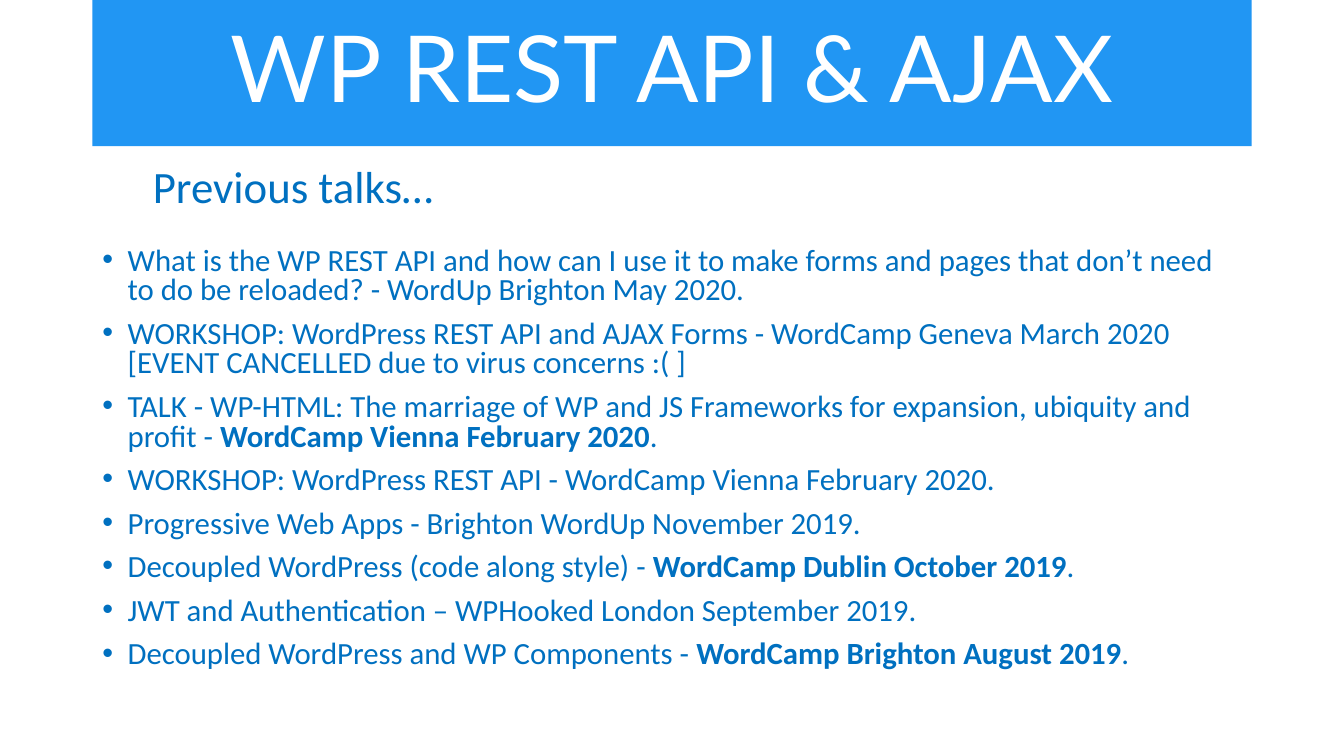
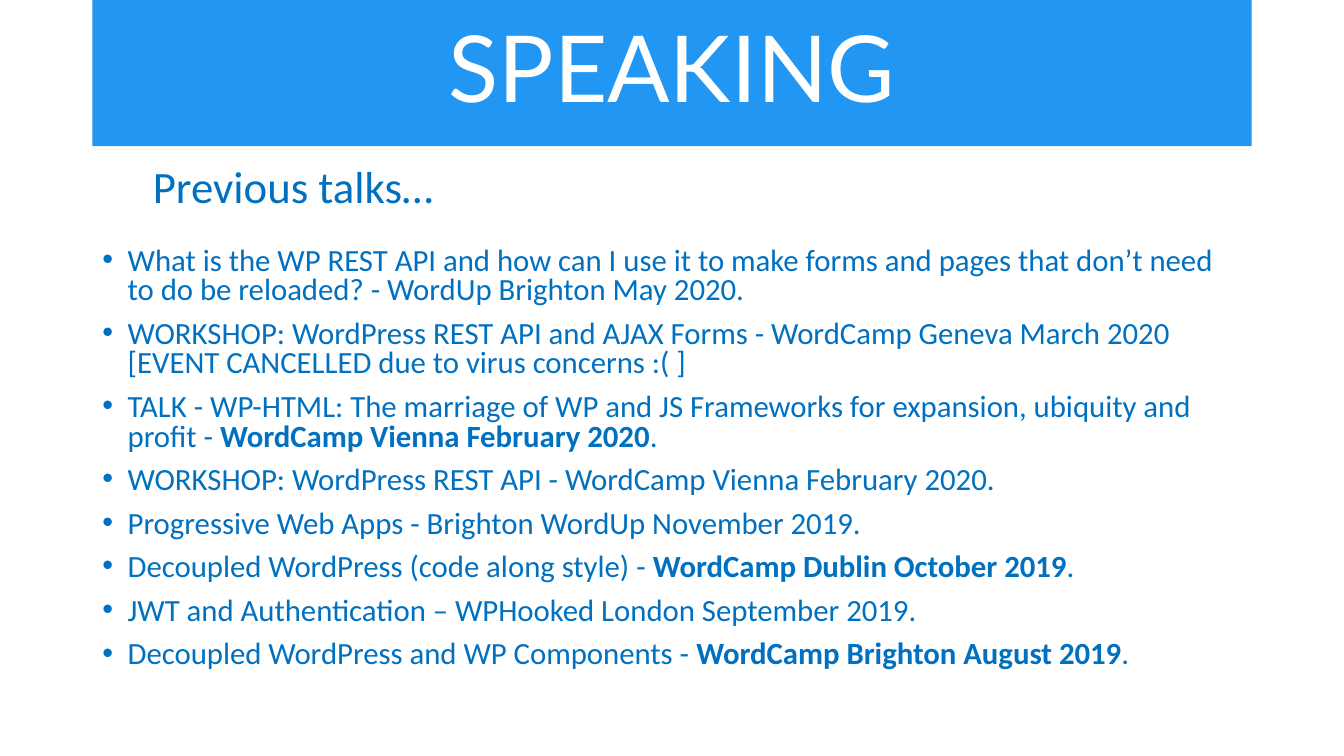
Before and after one commit to iwswordpress/rest, a slide deck: slide 5 of rest-api-workshop.pptx (slide 6 before the commit). Drawn at 1344x756 pixels with LibreOffice and Linux fonts; fonts in the diff are those of the drawing. Boxes give left, top, right and bottom in pixels: in the first picture for what was removed or moved away, otherwise in the second. Text is boxed around its words. In the diff, an @@ line names an element or a change of style, - is before the commit and + after.

```diff
--- a/rest-api-workshop.pptx
+++ b/rest-api-workshop.pptx
@@ title at (449,35,895,103): text changed @@
-WP REST API & AJAX
+SPEAKING
```
Also in this commit, not shown: 4 other slides changed, 2 slides removed, 4 other files.
